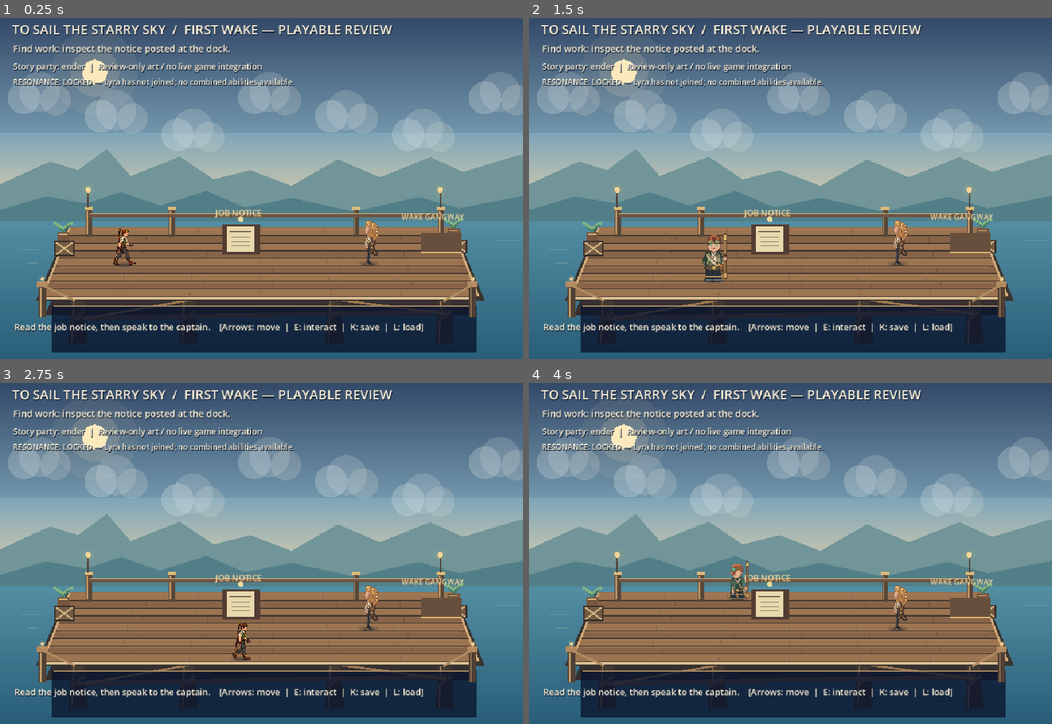
Above: before the commit, frames 1-4 (two rows, left to right).
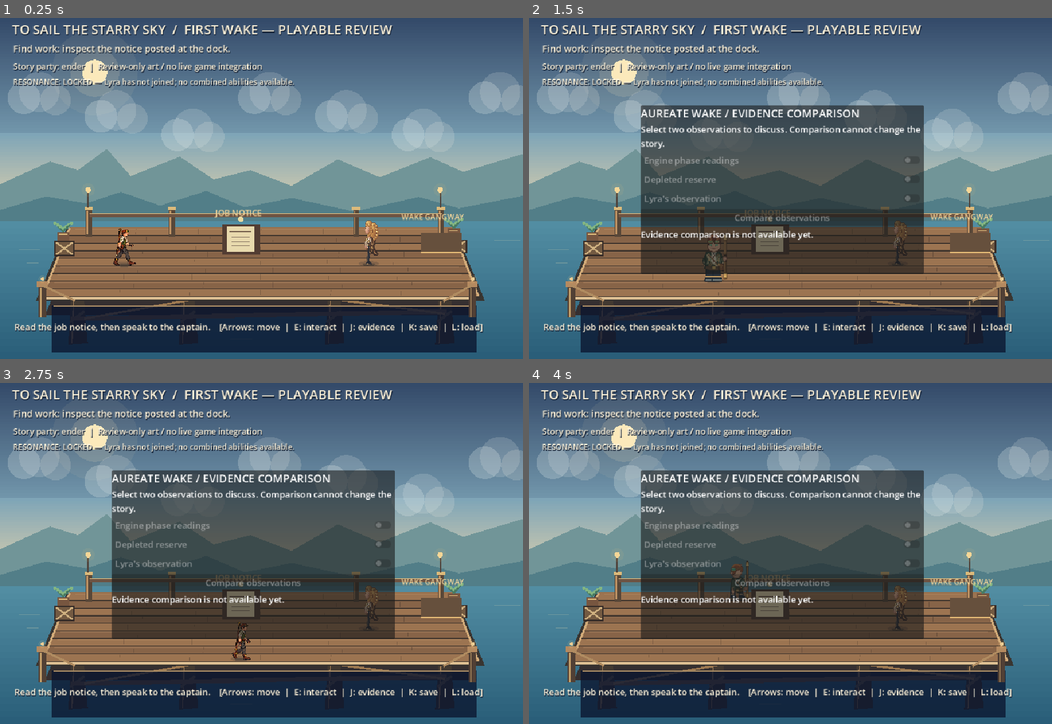
Above: after the commit, the same moments.

Repository: ndrorchestration/ToSailaStarrySky-jrpg
Game: Godot game, scene res://scenes/first_wake_job_preview.tscn
Two runs of this game, one before a commit and one after it. Both use one fixed random seed, a clock stepped at 60 frames per second and the inputs below. This scene is started directly instead of the project's main scene.
Inputs:
- Up to frame 1 (0.25 s): no input
- Up to frame 2 (1.5 s): tap Enter at 0.5 s; hold Right (ui_right) 0.53-1.28 s; tap J at 0.6 s; hold Down (ui_down) from 1.28 s (still down); tap 1 (aetherwake_ch1_choice_a) at 1.35 s
- Up to frame 3 (2.75 s): tap J at 1.55, 2.3 s; tap Space at 2 s; release Down (ui_down) at 2.03 s; hold Right (ui_right) from 2.03 s (still down); tap 2 (aetherwake_ch1_choice_b) at 2.1 s
- Up to frame 4 (4 s): release Right (ui_right) at 2.78 s; hold Up (ui_up) 2.78-3.53 s; tap 3 (aetherwake_ch1_choice_c) at 2.85 s; tap J at 3.05, 3.8 s; hold Left (ui_left) from 3.53 s (still down); tap 4 (aetherwake_ch1_combat_rest) at 3.6 s

The runs differ from the first frame. In frame 1, 0.3% of the frame differs, in the area x 66-93%, y 89-93%; in frame 2, 27%; in frame 3, 27%, in the area x 21-93%, y 25-93%; in frame 4, 27%.

Commit message:
feat(godot): mount evidence notebook in real playable First Wake job preview, guarded by story state

Diff:
--- a/godot/scripts/first_wake_job_preview.gd
+++ b/godot/scripts/first_wake_job_preview.gd
@@ -12,6 +12,7 @@
 const Dock = preload("res://scripts/dock_depth_review.gd")
 const InputPolicy = preload("res://scripts/first_wake_chapter1_input_policy.gd")
 const ShipSpacesHandoff = preload("res://scripts/first_wake_ship_spaces_handoff.gd")
+const EvidencePanel = preload("res://scripts/first_wake_evidence_comparison_panel.gd")
 
 const FLYER_POSITION := Vector2(442, 463)
 const IONIA_DOCK_POSITION := Vector2(677, 467)
@@ -39,6 +40,7 @@
 var dock_foreground: Node2D
 var ship_spaces_handoff: Node2D
 var _ship_spaces_requested: bool = false
+var evidence_panel: Control
 var headline: Label
 var objective: Label
 var hint: Label
@@ -97,6 +99,12 @@
     var ui := CanvasLayer.new()
     ui.name = "ReadableGameplayOverlay"
     add_child(ui)
+    evidence_panel = EvidencePanel.new()
+    evidence_panel.name = "PostflightEvidenceNotebook"
+    evidence_panel.position = Vector2(205, 174)
+    evidence_panel.visible = false
+    ui.add_child(evidence_panel)
+    evidence_panel.configure_story(opening)
     headline = _label(ui, Vector2(22, 17), 24, 900)
     objective = _label(ui, Vector2(24, 57), 17, 910)
     party_label = _label(ui, Vector2(24, 91), 15, 910)
@@ -180,6 +188,14 @@
 
 func _unhandled_input(event: InputEvent) -> void:
     if event is InputEventKey and event.pressed and not event.echo:
+        if event.keycode == KEY_J:
+            evidence_panel.visible = not evidence_panel.visible
+            if evidence_panel.visible:
+                evidence_panel.refresh()
+            get_viewport().set_input_as_handled()
+            return
+        if evidence_panel.visible:
+            return
         if event.keycode == KEY_K:
             var saved: Dictionary = save_revised_checkpoint()
             last_message = "Revised opening checkpoint saved." if bool(saved.get("ok", false)) else "Save unavailable: " + str(saved.get("error", saved.get("reason", "unknown")))
@@ -274,6 +290,9 @@
     if not bool(staged.get("ok", false)):
         return false
     opening = staged["opening"]
+    # Never retain a UI binding to the pre-restore story object.
+    evidence_panel.configure_story(opening)
+    evidence_panel.visible = false
     flyer_read = bool(staged["flyer_read"])
     room = str(staged["room"])
     inspected_items.clear()
@@ -403,7 +422,7 @@
     else:
         dialogue_speaker.visible = false
         dialogue_text.visible = false
-        hint.text = last_message + "    [Arrows: move  |  E: interact  |  K: save  |  L: load]"
+        hint.text = last_message + "    [Arrows: move  |  E: interact  |  J: evidence  |  K: save  |  L: load]"
     hint.visible = not dialogue_open
     _sync_ship_space_review()
     queue_redraw()
